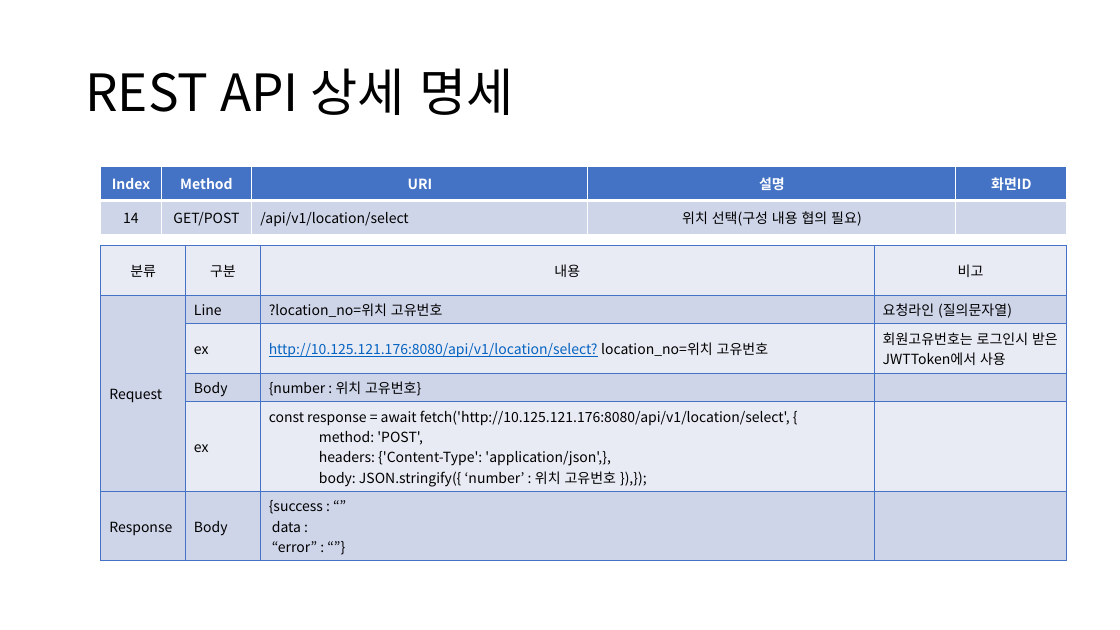
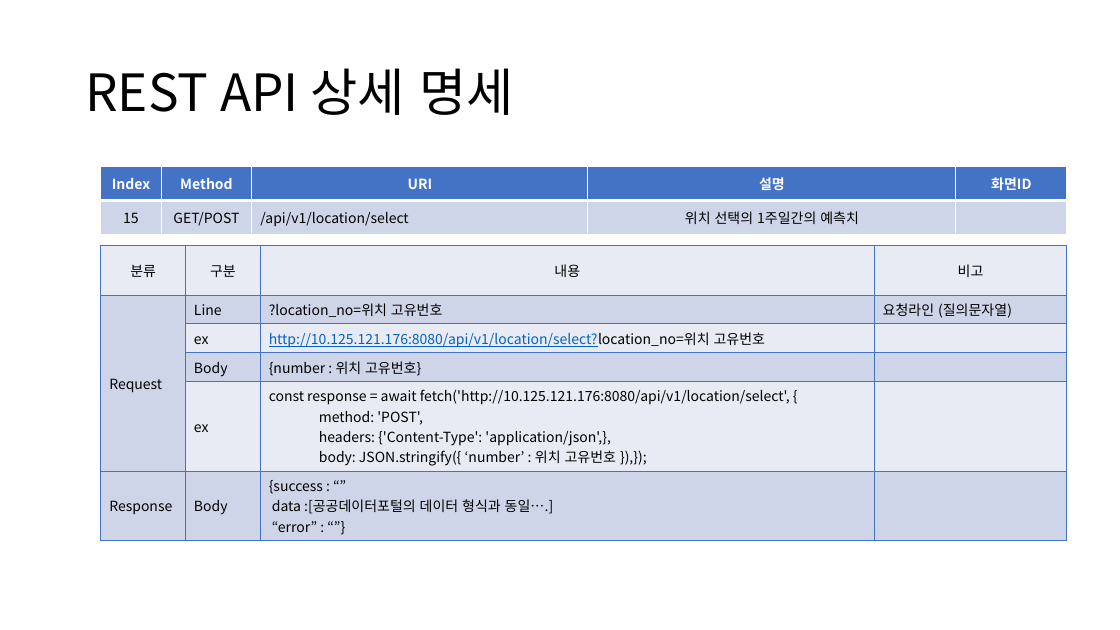
Before and after one commit to sujidaddy/workspace_miniproject, a slide deck: slide 38 of 미니프로젝트계획서제출용.pptx (slide 36 before the commit). Drawn at 1120x630 pixels with LibreOffice and Linux fonts; fonts in the diff are those of the drawing. Boxes give left, top, right and bottom in pixels: in the first picture for what was removed or moved away, otherwise in the second. Text is boxed around its words. In the diff, an @@ line names an element or a change of style, - is before the commit and + after.

```diff
--- a/미니프로젝트계획서제출용.pptx
+++ b/미니프로젝트계획서제출용.pptx
@@ table at <box>101,166,1067,234</box> @@
-row 2, column 1: 14
+row 2, column 1: 15
-row 2, column 4: 위치 선택(구성 내용 협의 필요)
+row 2, column 4: 위치 선택의 1주일간의 예측치
@@ table at <box>101,246,1067,536</box> @@
-row 3, column 3: http://10.125.121.176:8080/api/v1/location/select? location_no=위치 고유번호
+row 3, column 3: http://10.125.121.176:8080/api/v1/location/select?location_no=위치 고유번호
-row 3, column 4: 회원고유번호는 로그인시 받은 JWTToken에서 사용
+row 3, column 4: 
-row 6, column 3: {success : “” data : / “error” : “”}
+row 6, column 3: {success : “” data :[공공데이터포털의 데이터 형식과 동일….] / “error” : “”}
```
Also in this commit, not shown: 11 other slides changed, 5 slides added, 8 other files.
